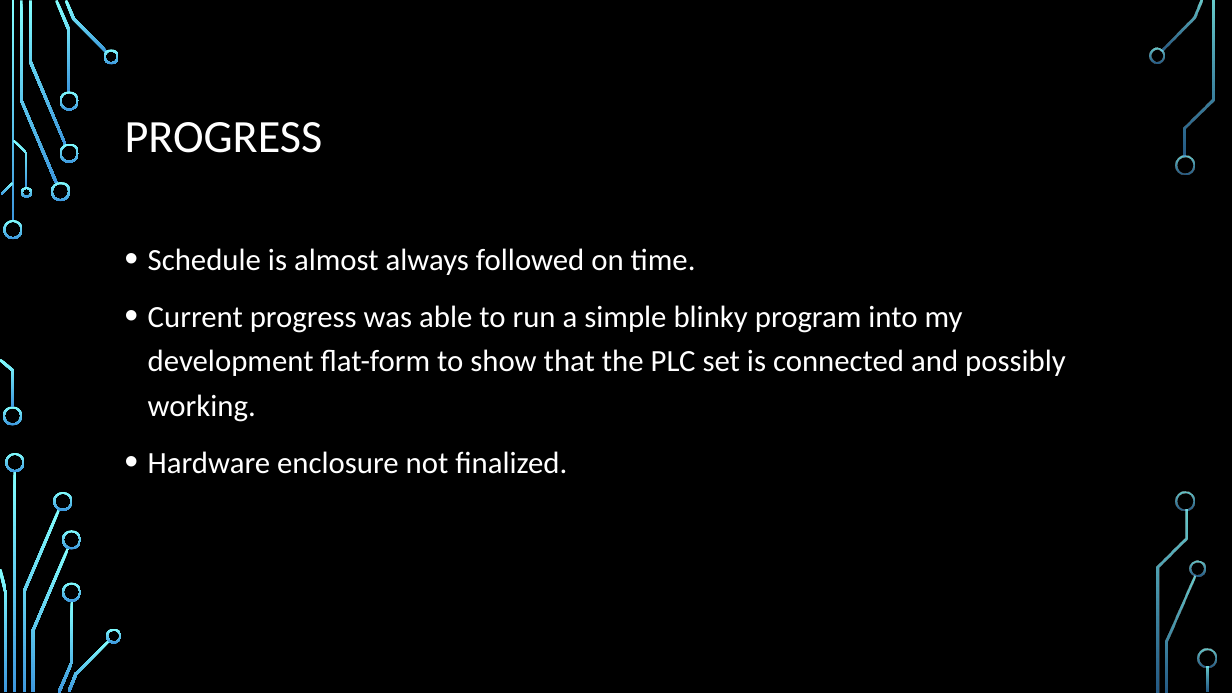
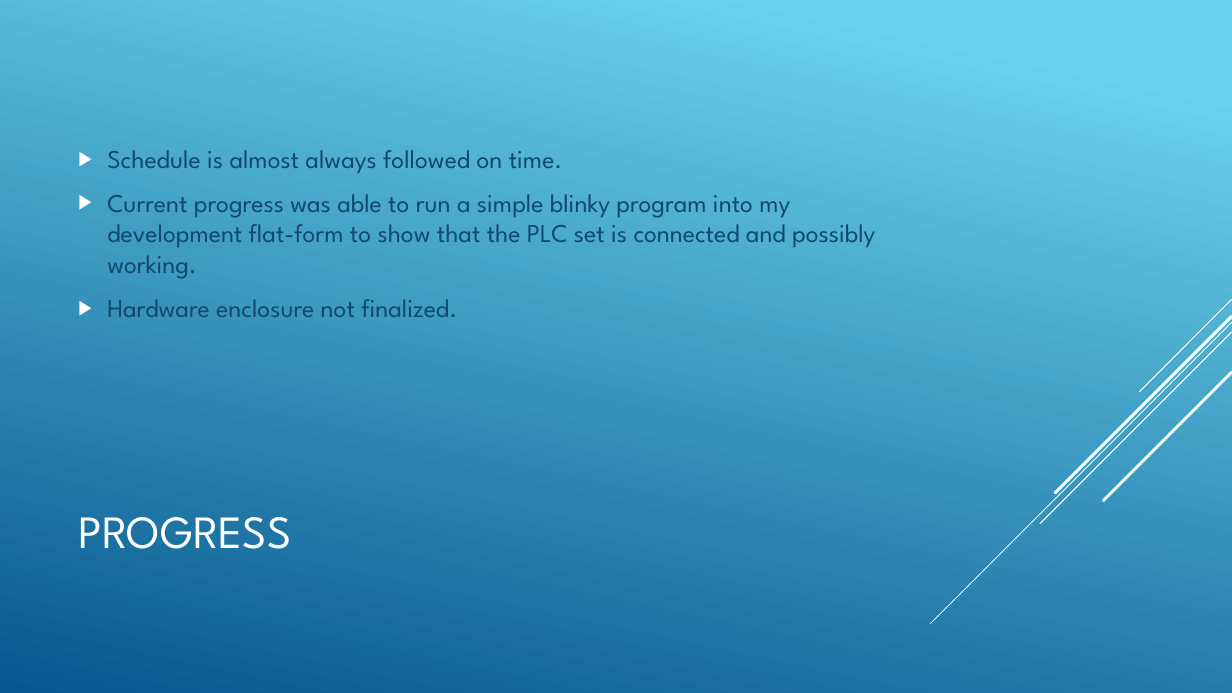
Before and after one commit to junedacaya/L-wingSolarPanelInteractiveDisplay, a slide deck: slide 8 of Documentation/Solar controller.pptx. Drawn at 1232x693 pixels with LibreOffice and Linux fonts; fonts in the diff are those of the drawing; background and template pictures are left out. Boxes give left, top, right and bottom in pixels: in the first picture for what was removed or moved away, otherwise in the second. Text is boxed around its words. In the diff, an @@ line names an element or a change of style, - is before the commit and + after.

```diff
--- a/Documentation/Solar controller.pptx
+++ b/Documentation/Solar controller.pptx
@@ background picture (left out) to gradient #6ED2EB to #06588E @@
@@ text "Schedule is almost always followed ..." moved from (x1=148, y1=248, x2=1066, y2=474) to (x1=107, y1=150, x2=875, y2=317) @@
@@ text "Schedule is almost always followed ..." at (x1=107, y1=150, x2=875, y2=317): size 24 to 20 pt, font Calibri to League Spartan, text colour #FFFFFF to #0F496F; bullet • to ▶; line spacing 1.2 to 1; vertical alignment top to middle @@
@@ group added at (x1=931, y1=299, x2=1232, y2=624): 5 lines @@
@@ title "PROGRESS" moved from (x1=125, y1=122, x2=323, y2=153) to (x1=78, y1=517, x2=291, y2=549) @@
@@ title "PROGRESS" at (x1=78, y1=517, x2=291, y2=549): font Calibri to League Spartan; line spacing 0.9 to 1 @@
@@ group removed at (x1=0, y1=0, x2=1217, y2=693): 33 freeform shapes, 3 rectangles @@
```
Also in this commit, not shown: 9 other slides changed.
